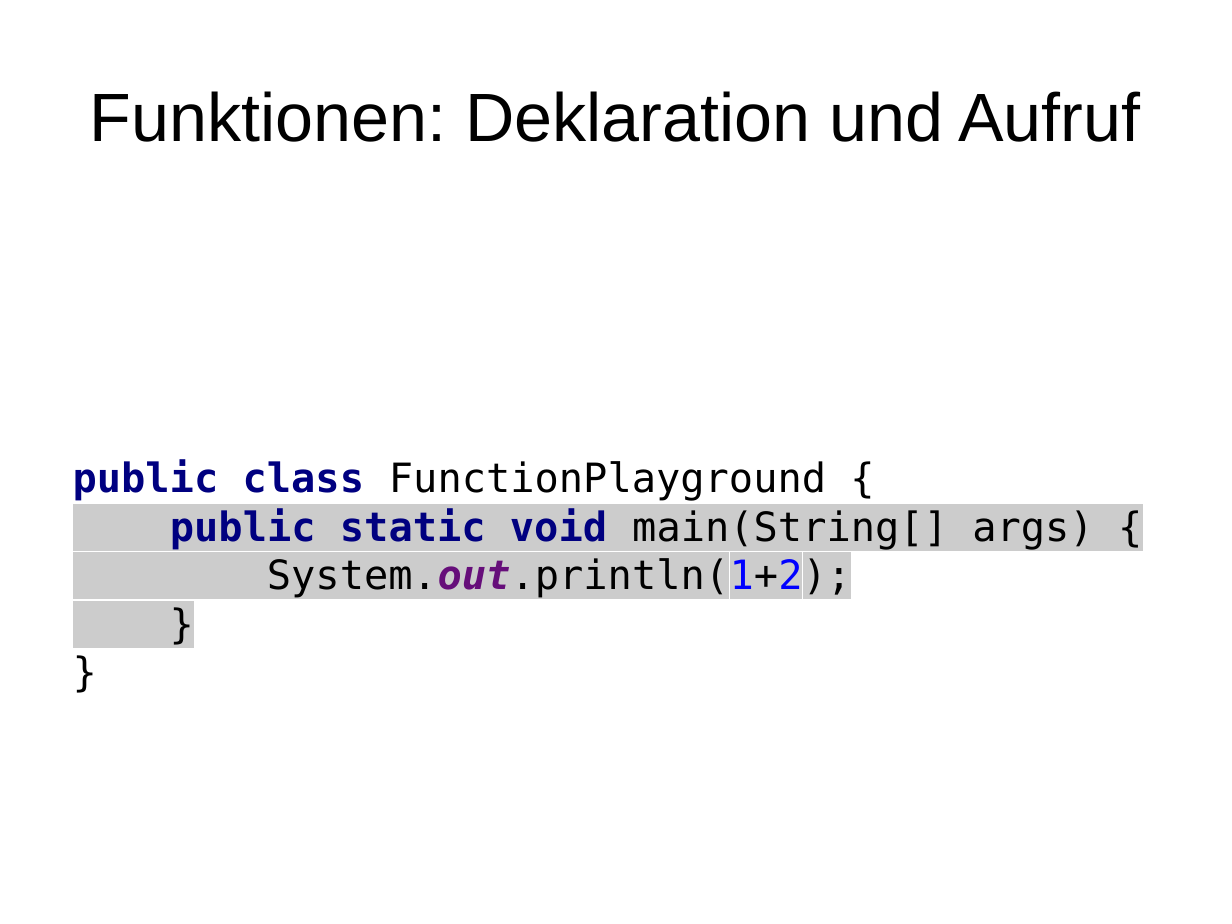
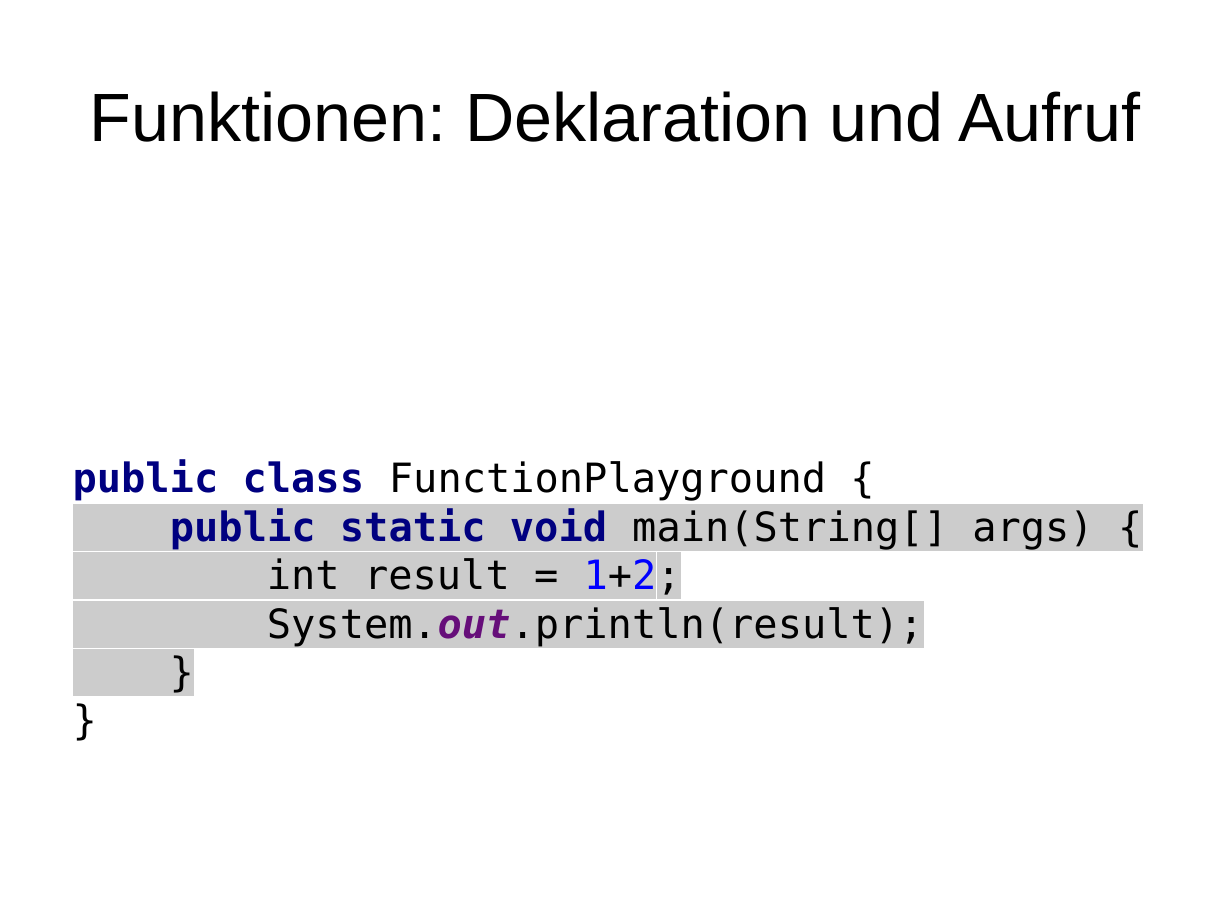
Before and after one commit to mn-io/hello-java, a slide deck: slide 54 of Folien.odp. Drawn at 1232x924 pixels with LibreOffice and Linux fonts; fonts in the diff are those of the drawing. Boxes give left, top, right and bottom in pixels: in the first picture for what was removed or moved away, otherwise in the second. Text is boxed around its words. In the diff, an @@ line names an element or a change of style, - is before the commit and + after.

```diff
--- a/Folien.odp
+++ b/Folien.odp
@@ text at (x1=73, y1=459, x2=1093, y2=647): text changed @@
-public class FunctionPlayground {
-public static void main(String[] args) {
-System.out.println(1+2);
-}
-}
+public class FunctionPlayground {
+public static void main(String[] args) {
+int result = 1+2;
+System.out.println(result);
+}
+}
```
Also in this commit, not shown: 8 other slides changed, 2 other files.
